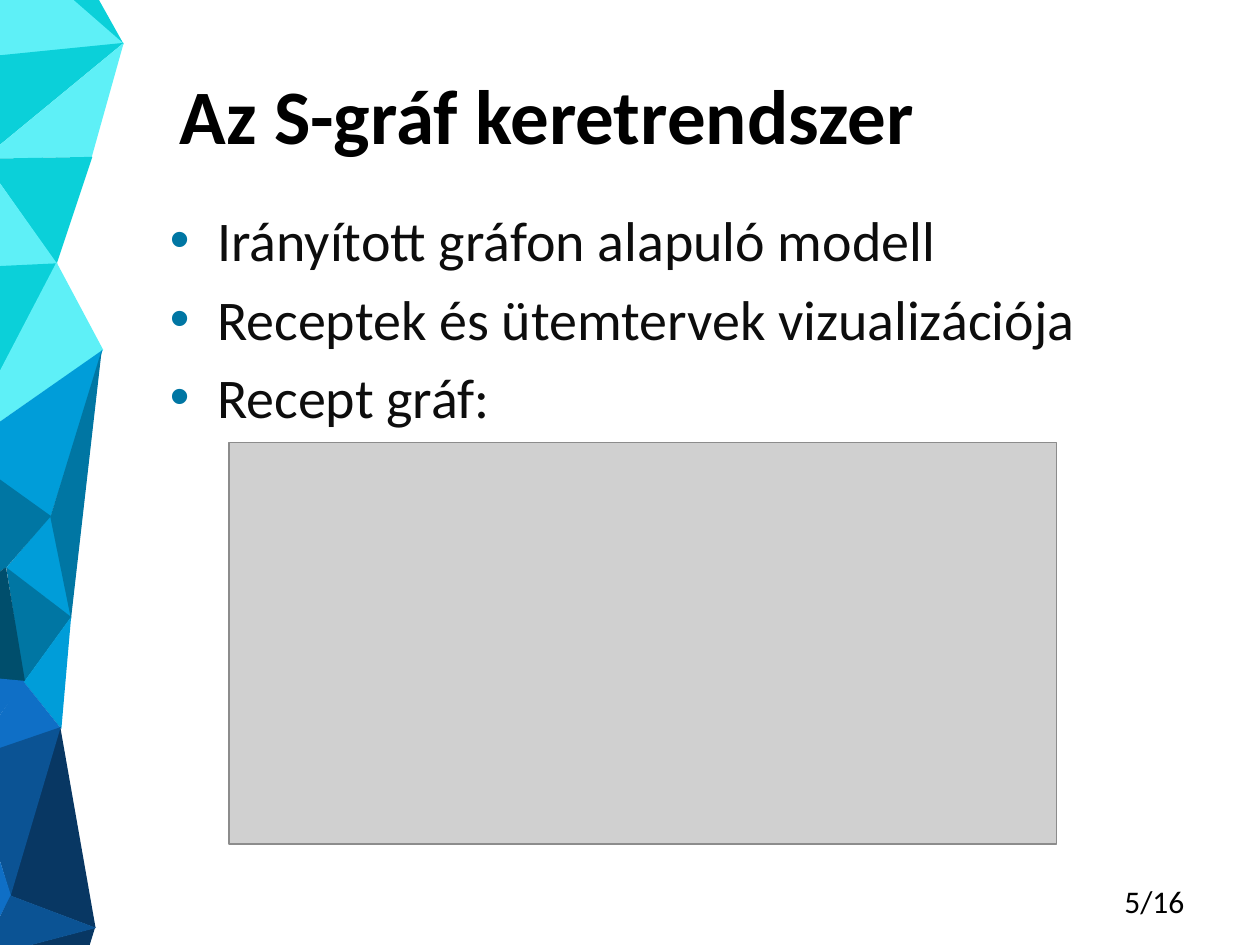
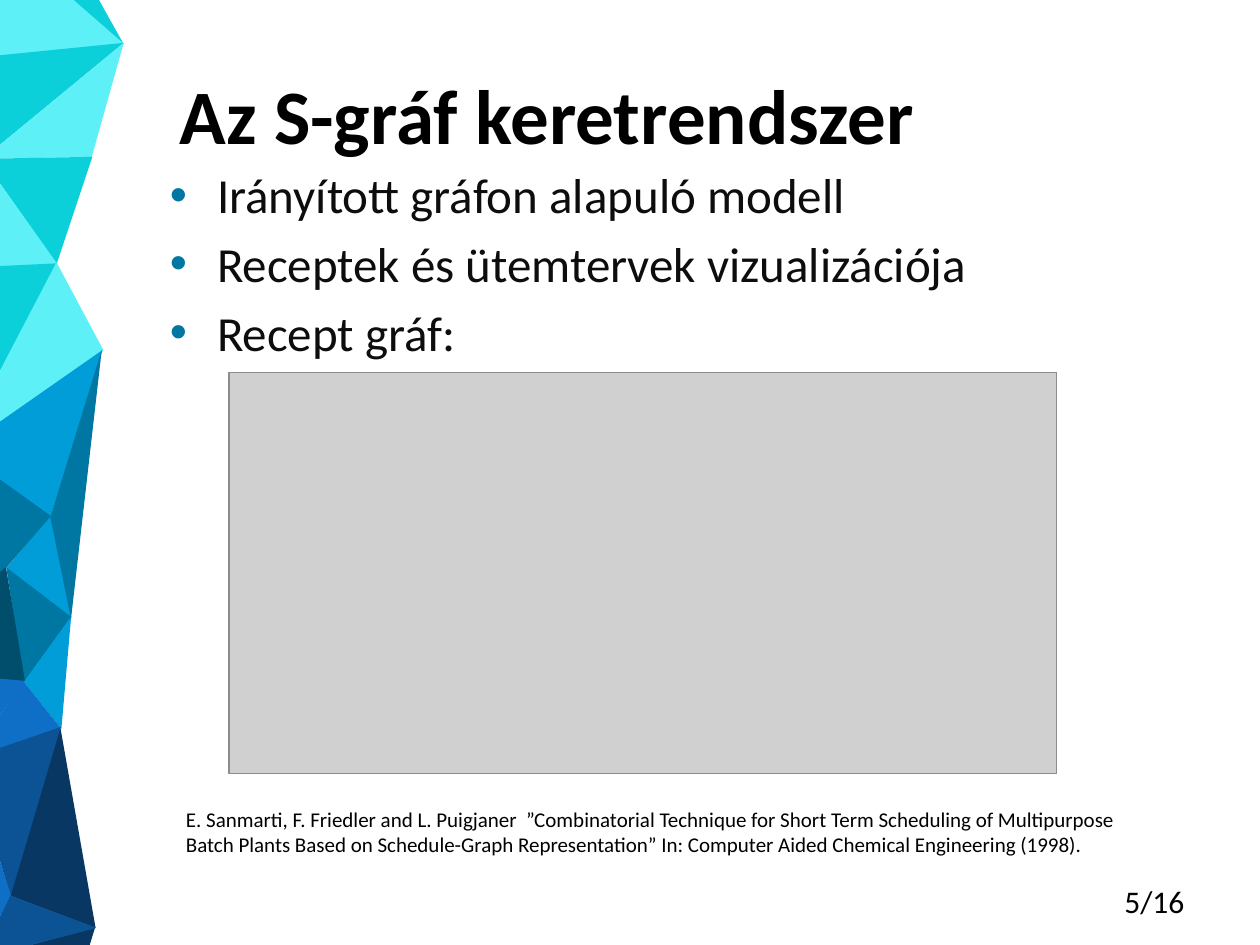
Before and after one commit to Gergo1912/Szakdolgozat, a slide deck: slide 5 of Molnar_Gergo_TDK_eloadas.pptx. Drawn at 1260x945 pixels with LibreOffice and Linux fonts; fonts in the diff are those of the drawing; grey boxes stand for pictures. Boxes give left, top, right and bottom in pixels: in the first picture for what was removed or moved away, otherwise in the second. Text is boxed around its words. In the diff, an @@ line names an element or a change of style, - is before the commit and + after.

```diff
--- a/Molnar_Gergo_TDK_eloadas.pptx
+++ b/Molnar_Gergo_TDK_eloadas.pptx
@@ text "Irányított gráfon alapuló modell": place and size @@
-text "Irányított gráfon alapuló modell" at [217,222,1074,428]
+text "Irányított gráfon alapuló modell" at [217,179,966,360]
@@ text "Irányított gráfon alapuló modell" at [217,179,966,360]: size 32 to 28 pt @@
@@ picture: place and size @@
-picture at [229,442,1057,844]
+picture at [229,372,1057,774]
@@ text added at [186,812,1113,856], 12 pt, text #000000 @@
+E. Sanmarti, F. Friedler and L. Puigjaner ”Combinatorial Technique for Short Term Scheduling of Multipurpose Batch Plants Based on Schedule-Graph Representation” In: Computer Aided Chemical Engineering (1998).
```
Also in this commit, not shown: 8 other slides changed, 1 slide added, 1 slide removed, 3 other files.
